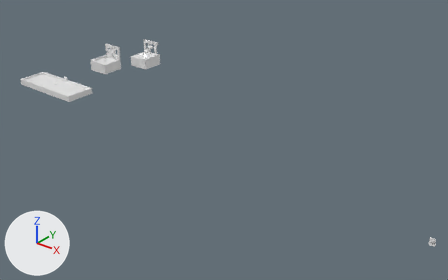
What one commit did to the Blender file scenes/level1-mockup.blend.
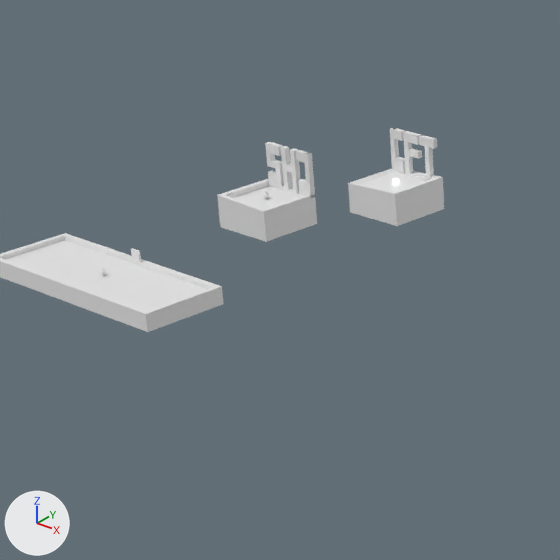
Each version is shown whole from a camera (50 mm lens) standing at (520.0, -368.0, 234.0) and looking at (193.0, 41.0, -20.0), then close up on the part from 5% to 44% of the width and 0% to 62% of the height. Arrows for +X, +Y and +Z are at lower left; the lights stay in place.

The older version as bpy lines, for what is in view:
```python
me_moveplatform = bpy.data.meshes.new('MovePlatform')
me_moveplatform.from_pydata(...)  # 131 vertices, 151 faces; spans x -12.0..12.0, y -12.0..12.0, z -6.0..20.0
me_platform1 = bpy.data.meshes.new('Platform1')
me_platform1.from_pydata(...)  # 149 vertices, 177 faces; spans x -12.0..12.0, y -12.0..12.1, z -6.0..20.0
me_platform2 = bpy.data.meshes.new('Platform2')
me_platform2.from_pydata(...)  # 20 vertices, 34 faces; spans x -40.0..40.0, y -15.0..15.0, z -3.0..3.0
ob_moveplatform = bpy.data.objects.new('MovePlatform', me_moveplatform)
ob_moveplatform.location = (12.0, 120.0, 0.0)
ob_platform1 = bpy.data.objects.new('Platform1', me_platform1)
ob_platform1.location = (-12.0, 80.0, 0.0)
ob_platform2 = bpy.data.objects.new('Platform2', me_platform2)
ob_platform2.location = (0.0, 0.0, 0.0)
```
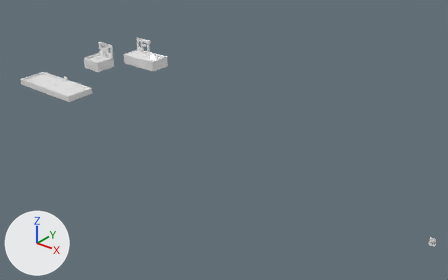
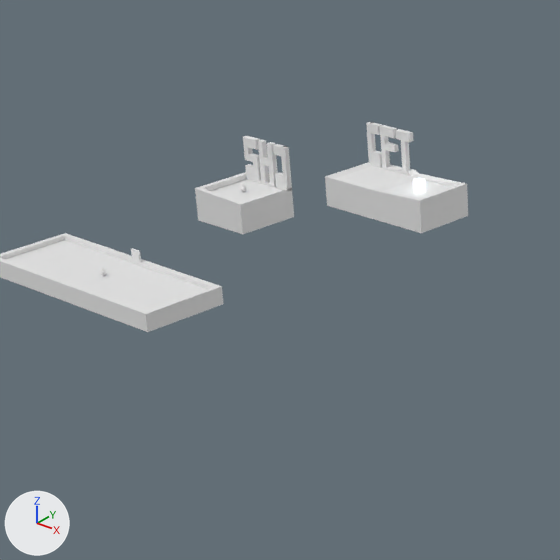
Where the change shows, as pixel boxes [x1, y1, x2, y2] in the close-ups (560 x 560 px):
'Platform1', moved
    before: [217, 142, 317, 242]
    after: [195, 136, 294, 234]
'MovePlatform', moved
    before: [348, 127, 444, 226]
    after: [325, 122, 419, 219]
'Platform3', added
    after: [372, 173, 468, 233]

The change, as a diff of the scene's bpy script:
```diff
--- a/scenes/level1-mockup.blend.py
+++ b/scenes/level1-mockup.blend.py
@@ me_platform3 @@
+me_platform3.from_pydata([(-12.0, -12.0, -6.0), (-10.0, -10.0, 4.0), (-12.0, 12.0, -6.0), (-10.0, 10.0, 4.0), (12.0, -12.0, -6.0), (10.0, -10.0, 6.0), (12.0, 12.0, -6.0), (10.0, 10.0, 6.0), (-12.0, -12.0, 5.0), (-12.0, 12.0, 5.0), (12.0, 12.0, 6.0), (12.0, -12.0, 6.0), (-10.0, -10.0, 4.0), (-10.0, 10.0, 4.0), (10.0, 10.0, 4.0), (10.0, -10.0, 4.0)], [], [(0, 8, 9, 2), (2, 9, 10, 6), (6, 10, 11, 4), (4, 11, 8, 0), (2, 6, 4, 0), (7, 3, 13, 14), (1, 3, 9, 8), (3, 7, 10, 9), (7, 5, 11, 10), (5, 1, 8, 11), (14, 13, 12, 15), (5, 7, 14, 15), (3, 1, 12, 13), (1, 5, 15, 12)])
@@ ob_moveplatform @@
 ob_moveplatform = bpy.data.objects.new('MovePlatform', me_moveplatform)
-ob_moveplatform.location = (12.0, 120.0, 0.0)
+ob_moveplatform.location = (0.0, 120.0, 0.0)
@@ ob_platform1 @@
 ob_platform1 = bpy.data.objects.new('Platform1', me_platform1)
-ob_platform1.location = (-12.0, 80.0, 0.0)
+ob_platform1.location = (-24.0, 80.0, 0.0)
@@ ob_platform3 @@
+ob_platform3 = bpy.data.objects.new('Platform3', me_platform3)
+ob_platform3.location = (24.0, 120.0, 0.0)
```
